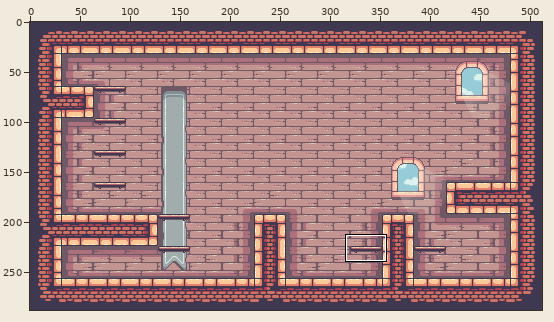
Sprite sheet: img/Level 7.png. Above, an overview of the earlier version with the close-up marked.
Close-up. Before the edit:
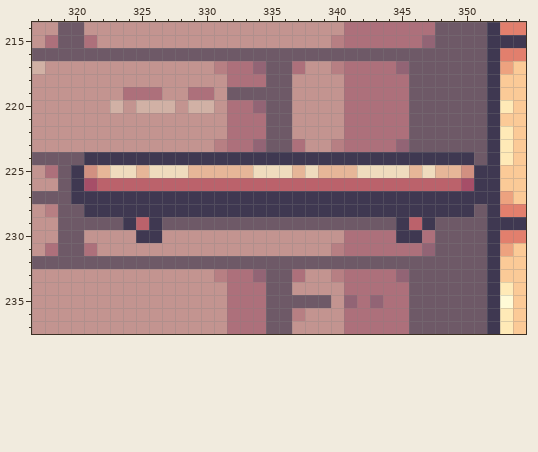
The file is 512x288 pixels. Colours within 5 levels of each other are drawn and written as one. Shown: x 317..354, y 214..237.
And afterwards:
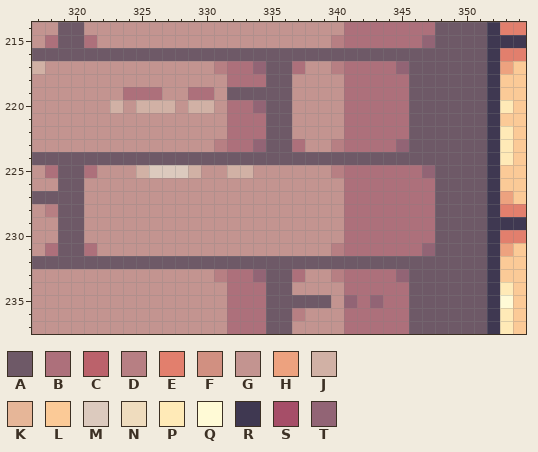
Palette (. is transparent): A #6e5967  B #ad707b  C #bb626b  D #b77f83  E #e27f6d  F #d19081  G #c39490  H #eda27f  J #d1b1a5  K #e6b698  L #fbca97  M #dccabe  N #efdcbe  P #ffeab7  Q #fffad6  R #3f3851  S #a64e68  T #926475
Difference:
@@ x 317..354 @@
 223 GGGGGGGGGGGGGGDBBTAABGGDBBBBTAAAAAARPL
-224 AAAARRRRRRRRRRRRRRRRRRRRRRRRRRRRRRARPL
-225 GBARFKNNKNNNKKKKKNNNKNKKKNNNNKNKKFRRLL
-226 GGARSCCCCCCCCCCCCCCCCCCCCCCCCCCCCSRRLL
-227 AAARRRRRRRRRRRRRRRRRRRRRRRRRRRRRRRRRHL
-228 GDAARRRRRRRRRRRRRRRRRRRRRRRRRRRRRRAREE
-229 GGAAAAARCRAAAAAAAAAAAAAAAAAARCRAAAARRR
-230 GGAAGGGGRRGGGGGGGGGGGGGGBBBBRRBAAAAREE
+224 AAAAAAAAAAAAAAAAAAAAAAAAAAAAAAAAAAARPL
+225 GBAABGGGJMMMJGGJJGGGGGGDBBBBBBTAAAARLL
+226 GGAAGGGGGGGGGGGGGGGGGGGGBBBBBBBAAAARLL
+227 AAAAGGGGGGGGGGGGGGGGGGGGBBBBBBBAAAARHL
+228 GDAAGGGGGGGGGGGGGGGGGGGGBBBBBBBAAAAREE
+229 GGAAGGGGGGGGGGGGGGGGGGGGBBBBBBBAAAARRR
+230 GGAAGGGGGGGGGGGGGGGGGGGGBBBBBBBAAAAREE
 231 GBAABGGGGGGGGGGGGGGGGGGDBBBBBBTAAAARHL
Where, in picture pixels (left, top, right, bottom), the same in both close-ups:
changed: (71, 152, 487, 243)
